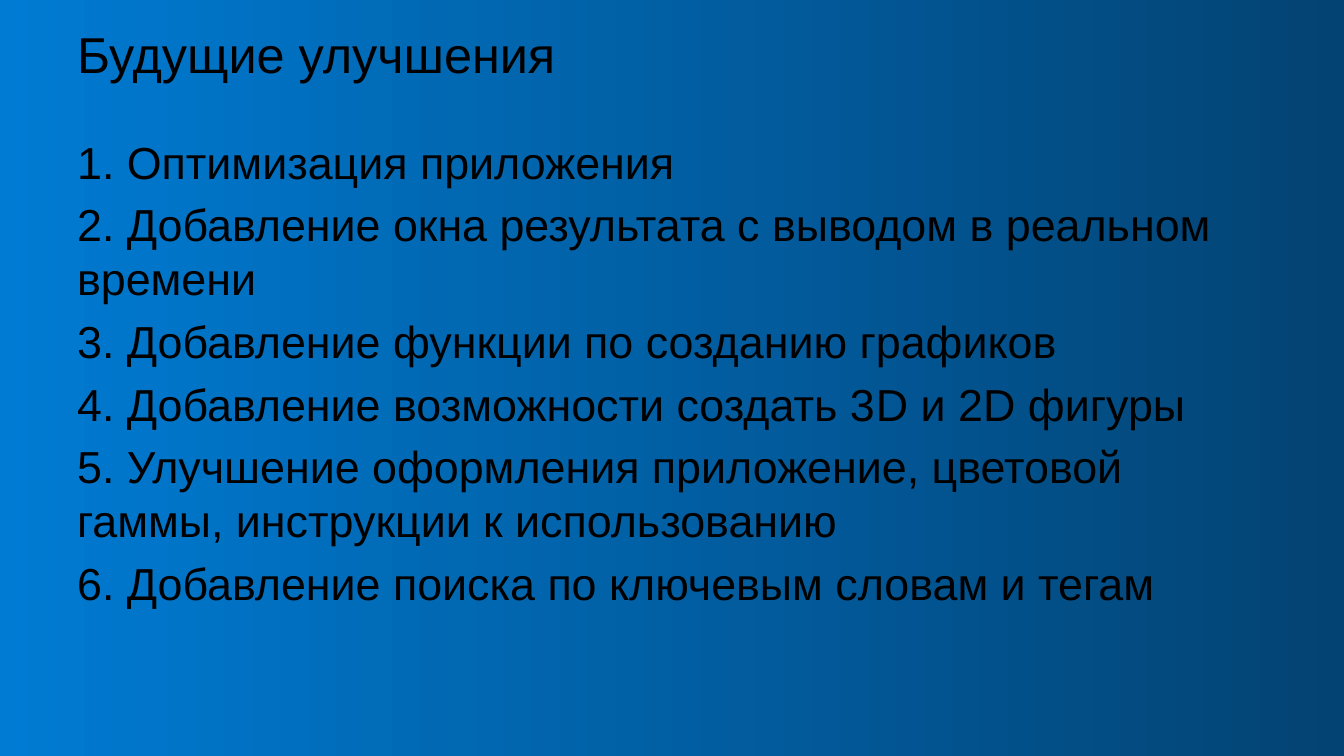
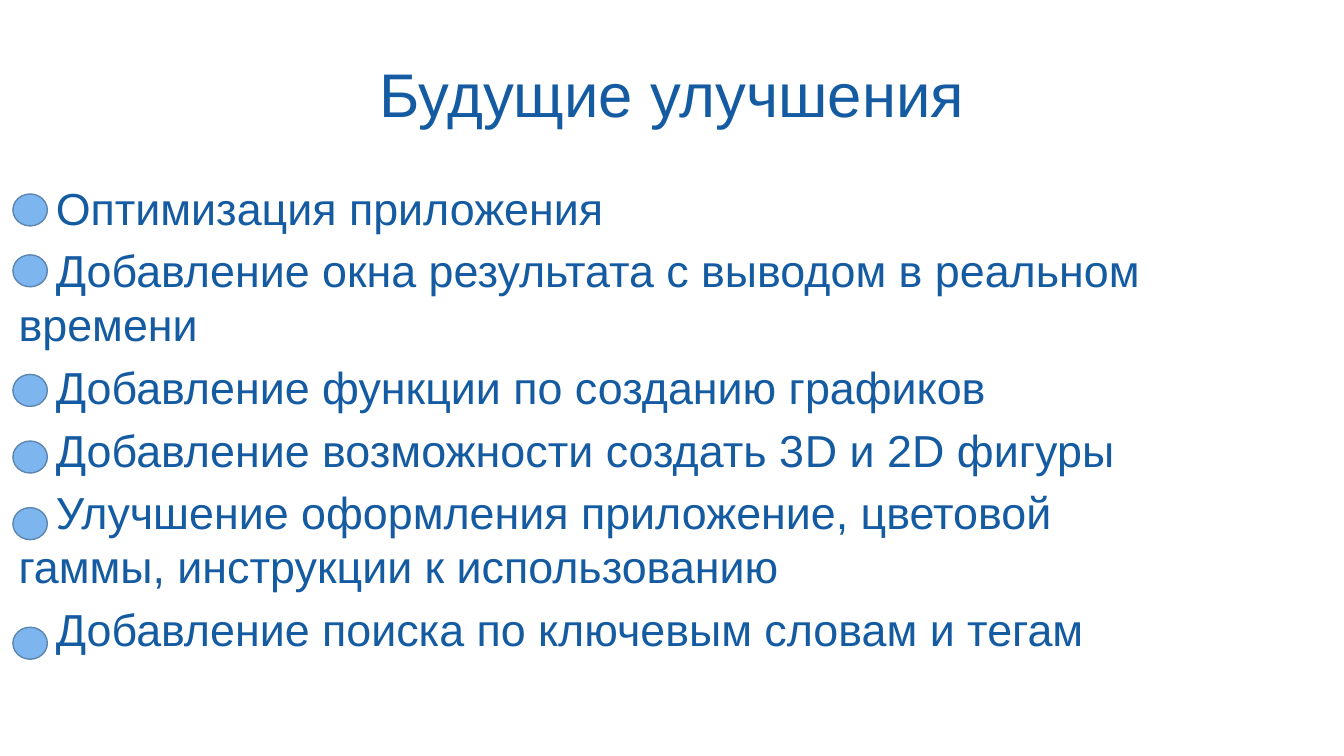
Before and after one commit to MrChudak/project_algoritmika, a slide deck: slide 6 of presentation_program.pptx (slide 7 before the commit). Drawn at 1344x756 pixels with LibreOffice and Linux fonts; fonts in the diff are those of the drawing; background and template pictures are left out. Boxes give left, top, right and bottom in pixels: in the first picture for what was removed or moved away, otherwise in the second. Text is boxed around its words. In the diff, an @@ line names an element or a change of style, - is before the commit and + after.

```diff
--- a/presentation_program.pptx
+++ b/presentation_program.pptx
@@ rectangle removed at (x1=0, y1=0, x2=1344, y2=756) @@
@@ title "Будущие улучшения" moved from (x1=77, y1=38, x2=556, y2=83) to (x1=379, y1=74, x2=964, y2=129) @@
@@ title "Будущие улучшения" at (x1=379, y1=74, x2=964, y2=129): size 36 to 44 pt, text colour #000000 to #145BA2; alignment left to centre @@
@@ ellipse added at (x1=13, y1=194, x2=47, y2=226), fill #7DB6EF, outline #5C87B1 1 pt @@
@@ text at (x1=19, y1=193, x2=1140, y2=655): text changed; text colour #000000 to #145BA2 @@
-1. Оптимизация приложения
-2. Добавление окна результата с выводом в реальном времени
-3. Добавление функции по созданию графиков
-4. Добавление возможности создать 3D и 2D фигуры
-5. Улучшение оформления приложение, цветовой гаммы, инструкции к использованию
-6. Добавление поиска по ключевым словам и тегам
+Оптимизация приложения
+Добавление окна результата с выводом в реальном времени
+Добавление функции по созданию графиков
+Добавление возможности создать 3D и 2D фигуры
+Улучшение оформления приложение, цветовой гаммы, инструкции к использованию
+Добавление поиска по ключевым словам и тегам
@@ ellipse added at (x1=13, y1=255, x2=47, y2=287), fill #7DB6EF, outline #5C87B1 1 pt @@
@@ ellipse added at (x1=13, y1=374, x2=47, y2=406), fill #7DB6EF, outline #5C87B1 1 pt @@
@@ ellipse added at (x1=13, y1=442, x2=47, y2=474), fill #7DB6EF, outline #5C87B1 1 pt @@
@@ ellipse added at (x1=13, y1=508, x2=47, y2=540), fill #7DB6EF, outline #5C87B1 1 pt @@
@@ ellipse added at (x1=13, y1=627, x2=47, y2=659), fill #7DB6EF, outline #5C87B1 1 pt @@
```
Also in this commit, not shown: 4 other slides changed, 1 slide added, 2 slides removed.
